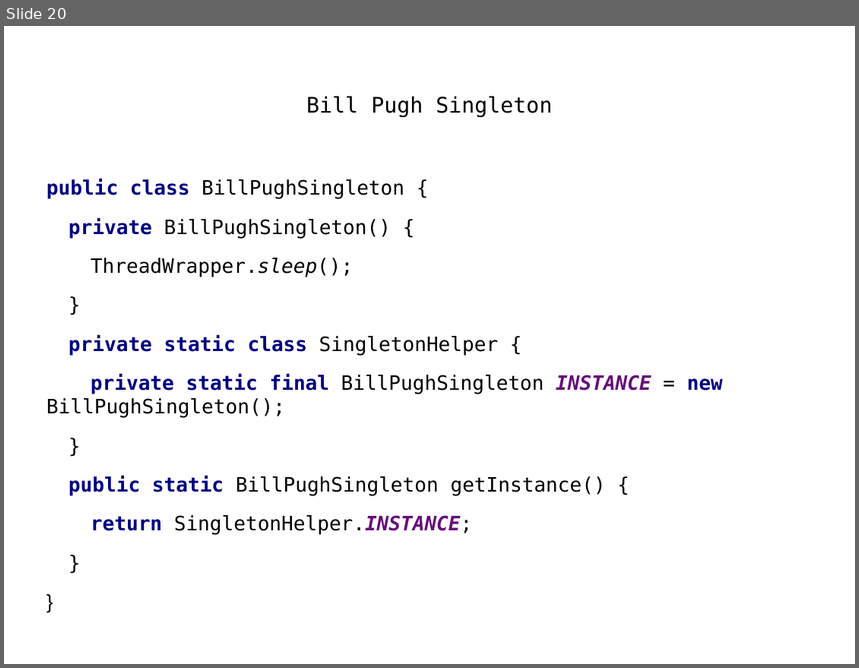
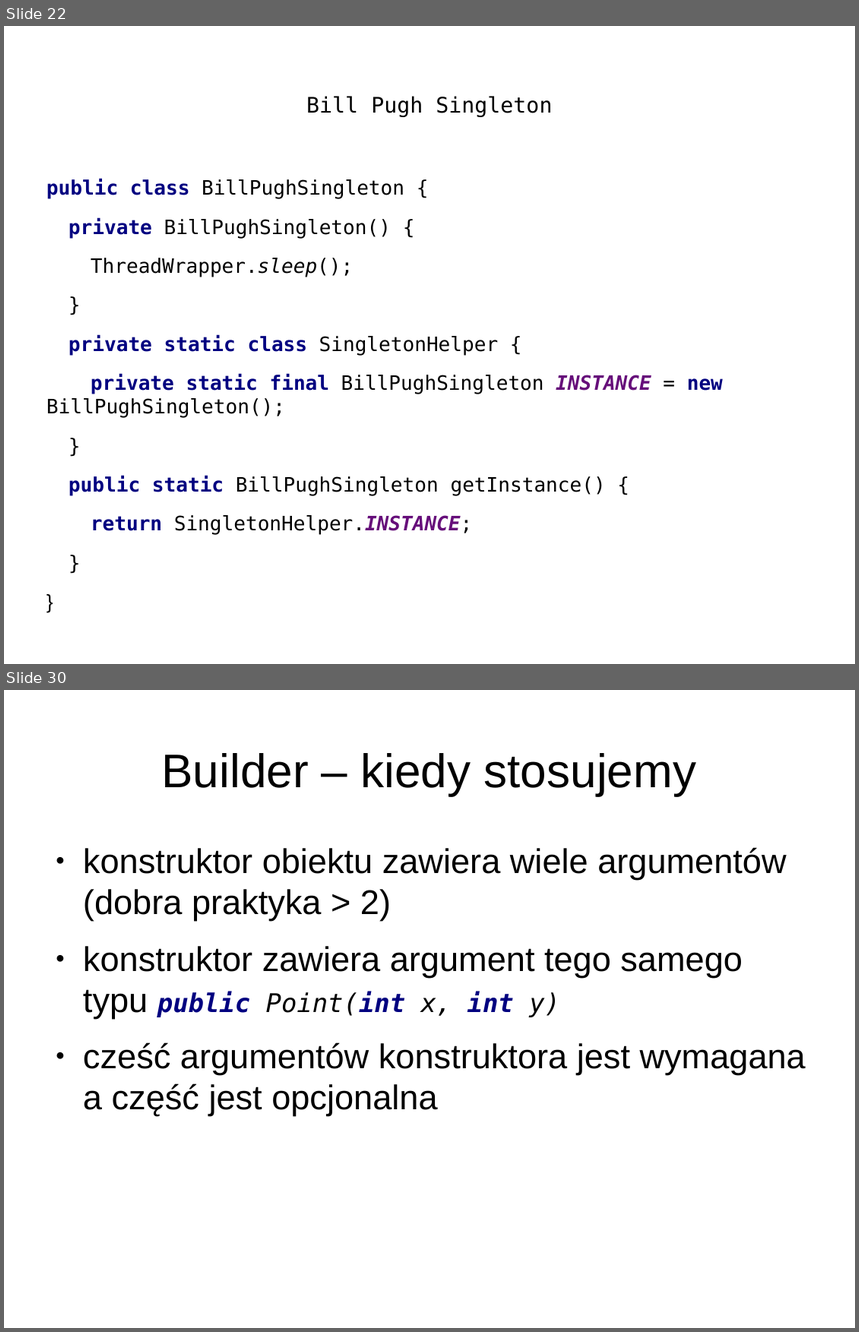
Before and after one commit to anicos/wzorce-projektowe-prezentacja, a slide deck: Part_1.odp. Shown one above the other, each under a label of ours: slide 20 before the commit, slides 22 and 30 after it; the slides between them are not shown. The pictures are 859x668 and 859x1332 pixels, drawn with LibreOffice and Linux fonts; fonts in the diff are those of the drawing. Boxes give left, top, right and bottom in pixels: in the first picture for what was removed or moved away, otherwise in the second. Text is boxed around its words. In the diff, an @@ line names an element or a change of style, - is before the commit and + after.

```diff
--- a/Part_1.odp
+++ b/Part_1.odp
@@ slide 30 added at <box>4,690,855,1328</box>, background #FFFFFF @@
@@ title added at <box>162,753,696,796</box>, 44 pt, text #000000 @@
+Builder – kiedy stosujemy
@@ text added at <box>83,847,806,1116</box>, 32 pt, text #000000 @@
+● konstruktor obiektu zawiera wiele argumentów (dobra praktyka > 2)
+● konstruktor zawiera argument tego samego typu public Point(int x, int y)
+● cześć argumentów konstruktora jest wymagana a część jest opcjonalna
@@ what was slide 20 is now slide 22 @@
```
Also in this commit, not shown: 1 slide changed, 28 other slides added, 1 other file.
